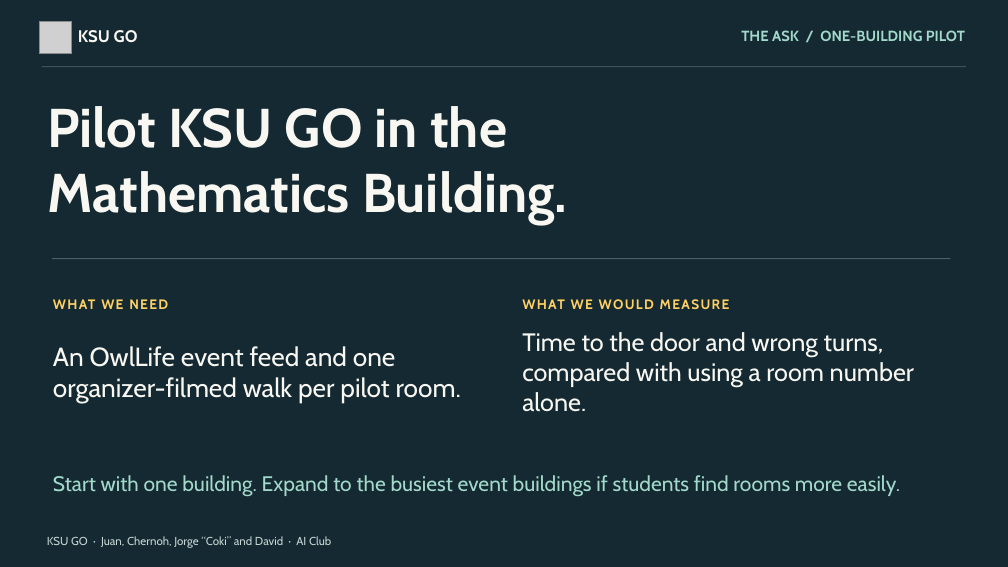
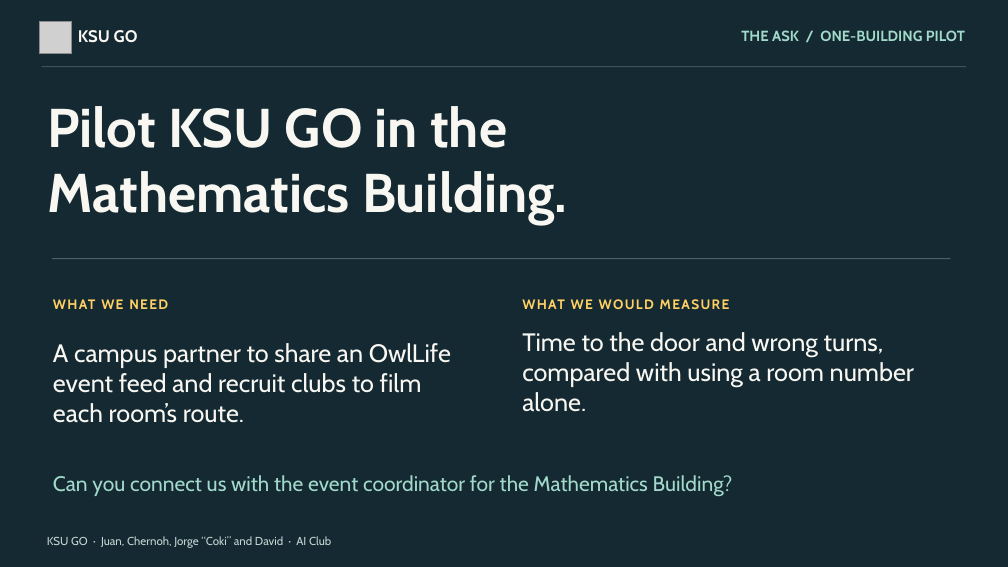
Before and after one commit to chernohb23/KSU-GO, a slide deck: slide 7 of pitch/KSU-GO-Presentation.pptx. Drawn at 1008x567 pixels with LibreOffice and Linux fonts; fonts in the diff are those of the drawing; grey boxes stand for pictures. Boxes give left, top, right and bottom in pixels: in the first picture for what was removed or moved away, otherwise in the second. Text is boxed around its words. In the diff, an @@ line names an element or a change of style, - is before the commit and + after.

```diff
--- a/pitch/KSU-GO-Presentation.pptx
+++ b/pitch/KSU-GO-Presentation.pptx
@@ text at (53,343,451,423): text changed; size 25 to 24 pt @@
-An OwlLife event feed and one organizer-filmed walk per pilot room.
+A campus partner to share an OwlLife event feed and recruit clubs to film each room’s route.
@@ text at (53,475,733,496): text changed @@
-Start with one building. Expand to the busiest event buildings if students find rooms more easily.
+Can you connect us with the event coordinator for the Mathematics Building?
```
Also in this commit, not shown: 4 other slides changed, 1 other file.
